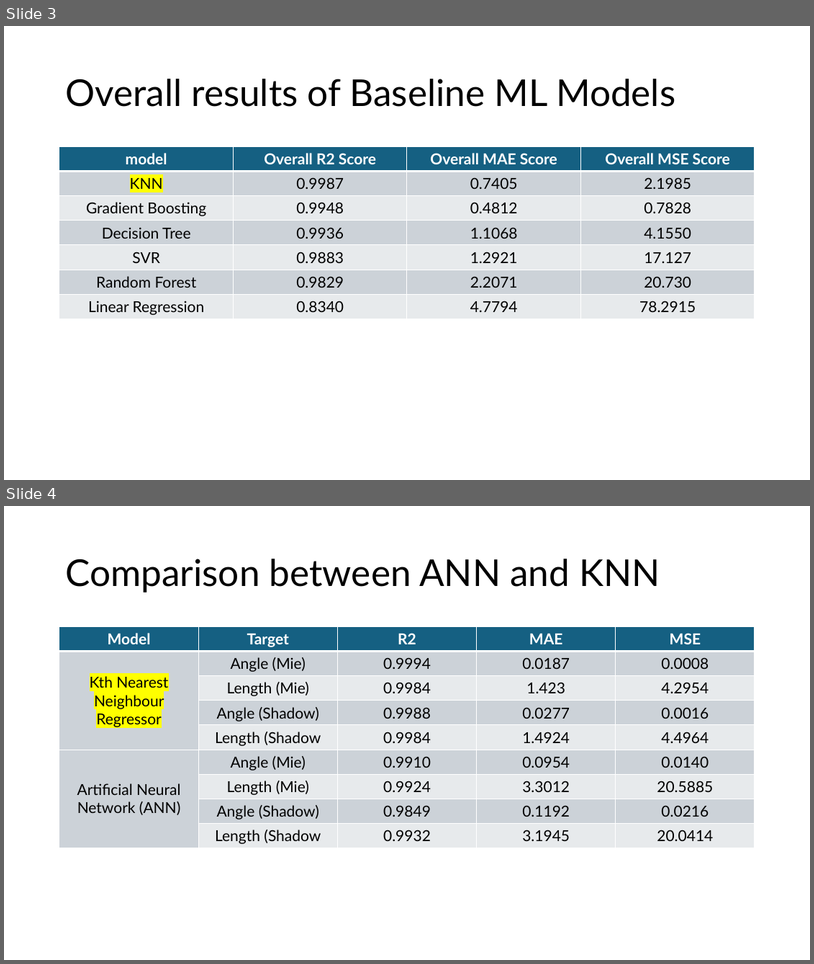
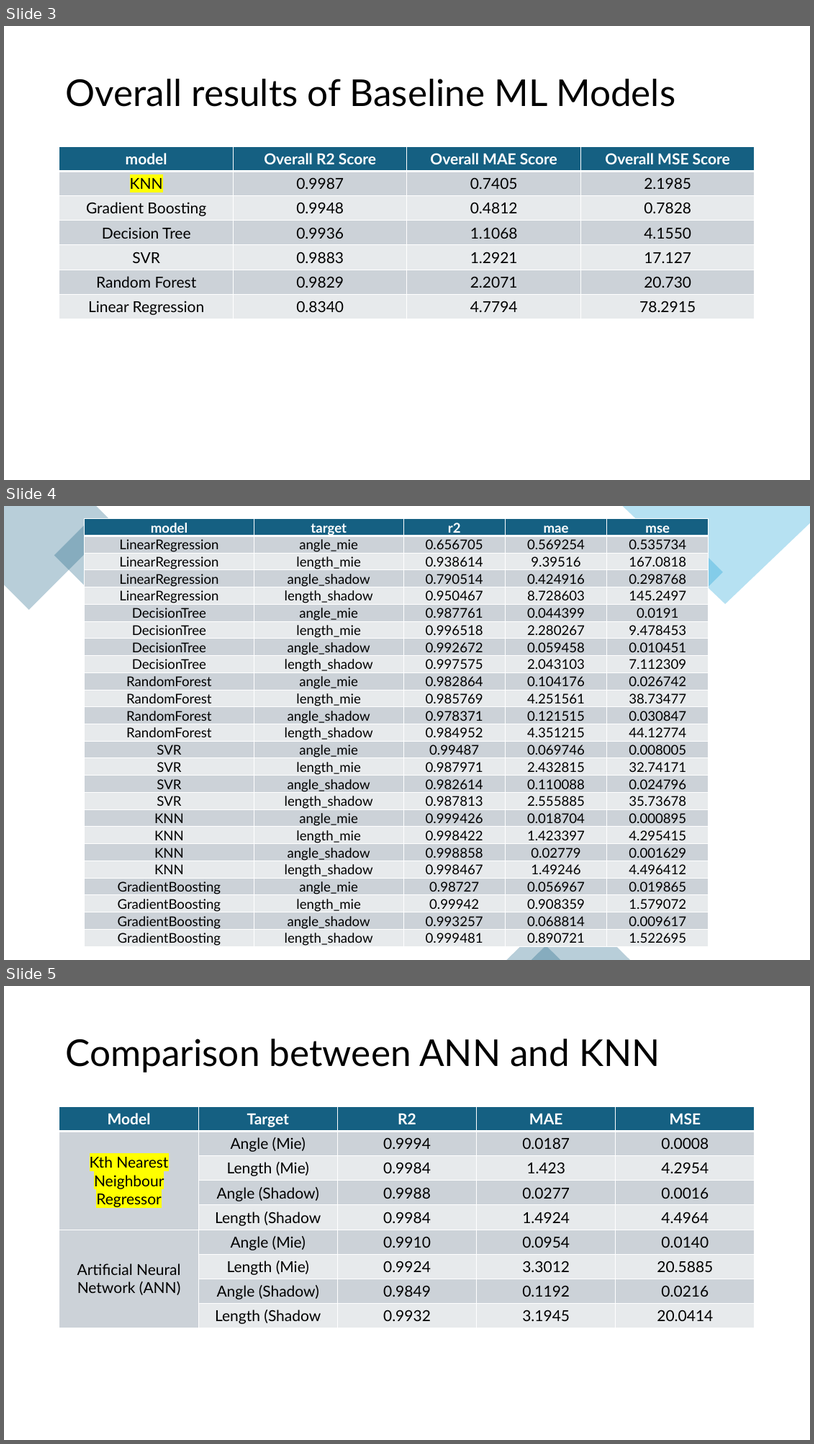
Before and after one commit to yuvinraja/spray-vision, a slide deck: docs/ml and ann results.pptx. Shown one above the other, each under a label of ours: slides 3 and 4 before the commit, slides 3, 4 and 5 after it. The pictures are 814x964 and 814x1444 pixels, drawn with LibreOffice and Linux fonts; fonts in the diff are those of the drawing. Boxes give left, top, right and bottom in pixels: in the first picture for what was removed or moved away, otherwise in the second. Text is boxed around its words. In the diff, an @@ line names an element or a change of style, - is before the commit and + after.

```diff
--- a/docs/ml and ann results.pptx
+++ b/docs/ml and ann results.pptx
@@ slide 4 added at [4,506,810,960], background #FFFFFF @@
@@ freeform shape added at [4,506,115,610], fill #156082 at 30% opacity @@
@@ rectangle added at [54,525,115,586], fill #156082 at 30% opacity @@
@@ table added at [85,519,709,948], 25 rows, 5 columns @@
+model | target | r2 | mae | mse
+LinearRegression | angle_mie | 0.656705 | 0.569254 | 0.535734
+LinearRegression | length_mie | 0.938614 | 9.39516 | 167.0818
+LinearRegression | angle_shadow | 0.790514 | 0.424916 | 0.298768
+LinearRegression | length_shadow | 0.950467 | 8.728603 | 145.2497
+DecisionTree | angle_mie | 0.987761 | 0.044399 | 0.0191
+DecisionTree | length_mie | 0.996518 | 2.280267 | 9.478453
+DecisionTree | angle_shadow | 0.992672 | 0.059458 | 0.010451
+DecisionTree | length_shadow | 0.997575 | 2.043103 | 7.112309
+RandomForest | angle_mie | 0.982864 | 0.104176 | 0.026742
+RandomForest | length_mie | 0.985769 | 4.251561 | 38.73477
+RandomForest | angle_shadow | 0.978371 | 0.121515 | 0.030847
+RandomForest | length_shadow | 0.984952 | 4.351215 | 44.12774
+SVR | angle_mie | 0.99487 | 0.069746 | 0.008005
+SVR | length_mie | 0.987971 | 2.432815 | 32.74171
+SVR | angle_shadow | 0.982614 | 0.110088 | 0.024796
+SVR | length_shadow | 0.987813 | 2.555885 | 35.73678
+KNN | angle_mie | 0.999426 | 0.018704 | 0.000895
+KNN | length_mie | 0.998422 | 1.423397 | 4.295415
+KNN | angle_shadow | 0.998858 | 0.02779 | 0.001629
+KNN | length_shadow | 0.998467 | 1.49246 | 4.496412
+GradientBoosting | angle_mie | 0.98727 | 0.056967 | 0.019865
+GradientBoosting | length_mie | 0.99942 | 0.908359 | 1.579072
+GradientBoosting | angle_shadow | 0.993257 | 0.068814 | 0.009617
+GradientBoosting | length_shadow | 0.999481 | 0.890721 | 1.522695
@@ freeform shape added at [623,506,810,604], fill #0F9ED5 at 30% opacity @@
@@ rectangle added at [658,540,723,605], fill #0F9ED5 at 30% opacity @@
@@ triangle added at [532,911,630,960], fill #156082 at 30% opacity @@
@@ triangle added at [507,933,561,960], fill #156082 at 30% opacity @@
@@ what was slide 4 is now slide 5 @@
```
Also in this commit, not shown: 4 other slides added, 43 other files.
